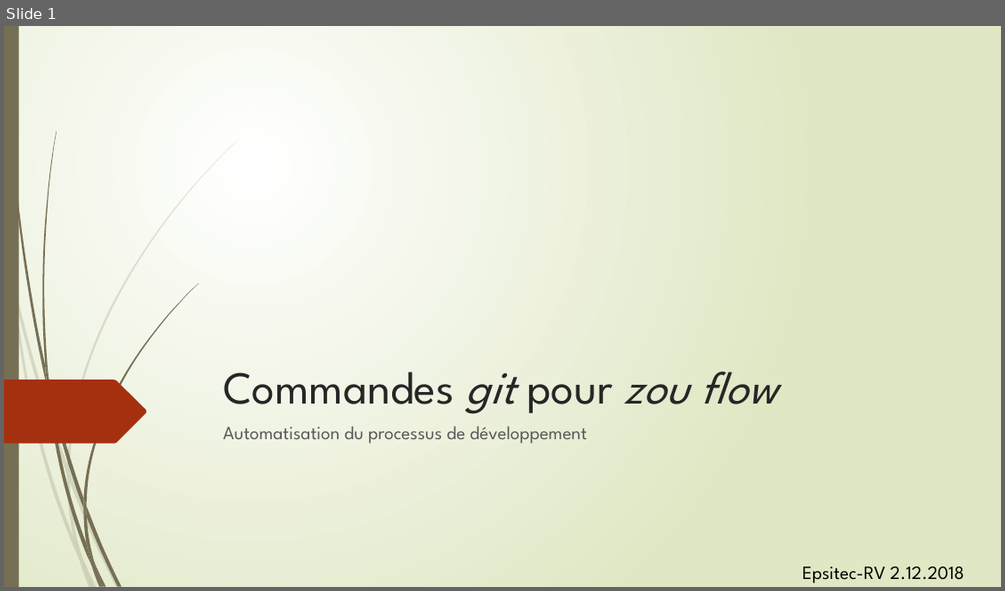
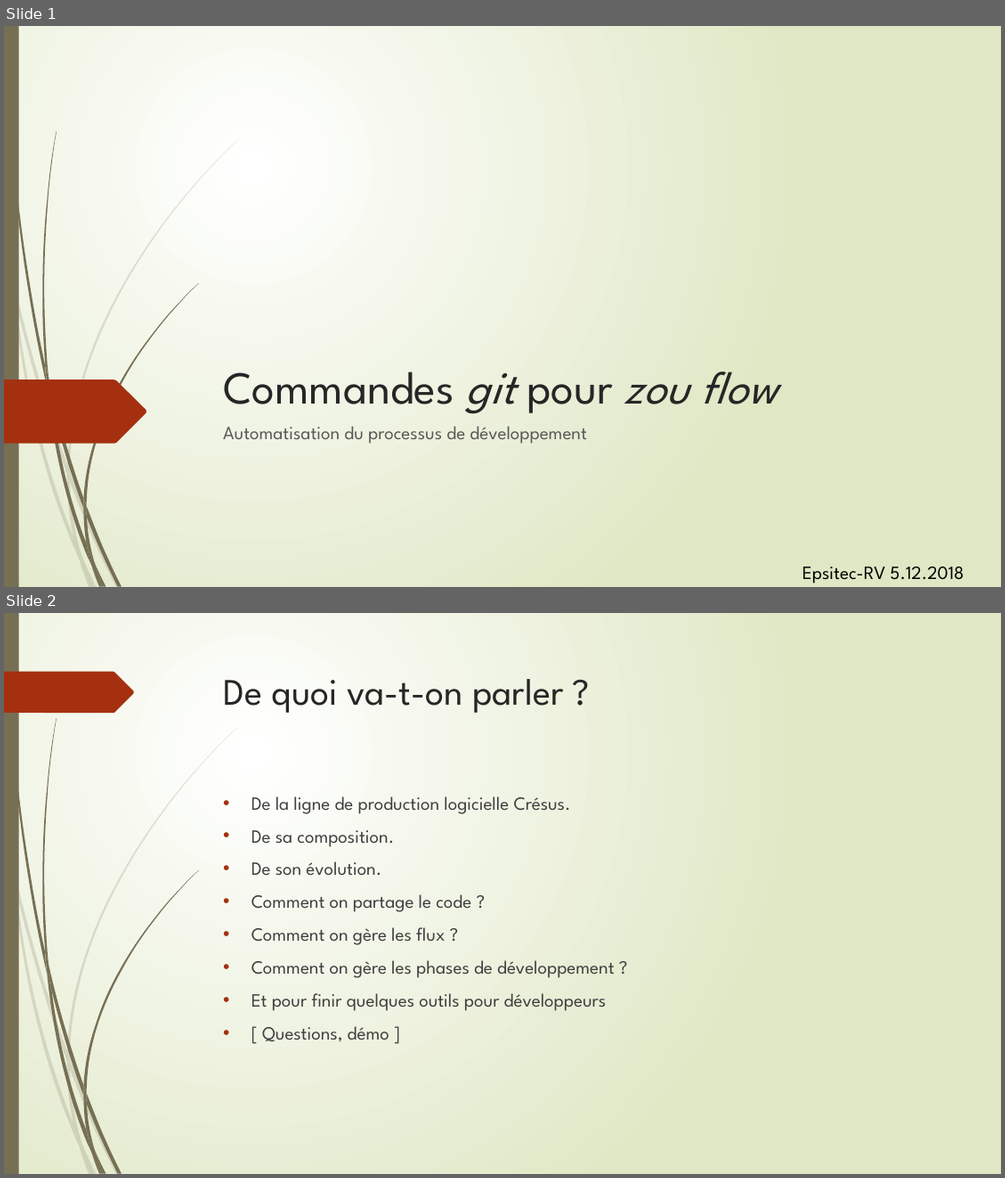
Before and after one commit to epsitec-sa/zou, a slide deck: .Documentation/Commandes git pour zou flow.pptx. Shown one above the other, each under a label of ours: slide 1 before the commit, slides 1 and 2 after it. The pictures are 1005x591 and 1005x1178 pixels, drawn with LibreOffice and Linux fonts; fonts in the diff are those of the drawing. Boxes give left, top, right and bottom in pixels: in the first picture for what was removed or moved away, otherwise in the second. Text is boxed around its words. In the diff, an @@ line names an element or a change of style, - is before the commit and + after.

Commit message:
doc: update 'commandes git pour zou-flow' ppp.

```diff
--- a/.Documentation/Commandes git pour zou flow.pptx
+++ b/.Documentation/Commandes git pour zou flow.pptx
@@ slide 2 added at bbox=[4, 613, 1001, 1174], background gradient #FFFFFF to #DFE8C4; not listed: 23 template elements that a slide beside it also shows @@
@@ freeform shape added at bbox=[4, 672, 134, 713], fill #A53010 @@
@@ title added at bbox=[224, 679, 563, 713], 36 pt, text #262626 @@
+De quoi va-t-on parler ?
@@ text added at bbox=[251, 796, 615, 1042], 18 pt, text #404040 @@
+• De la ligne de production logicielle Crésus.
+• De sa composition.
+• De son évolution.
+• Comment on partage le code ?
+• Comment on gère les flux ?
+• Comment on gère les phases de développement ?
+• Et pour finir quelques outils pour développeurs
+• [ Questions, démo ]
@@ slide 1 changed as well @@
@@ text at bbox=[802, 566, 963, 583]: text changed @@
-Epsitec-RV 2.12.2018
+Epsitec-RV 5.12.2018
```
Also in this commit, not shown: 2 other slides changed, 21 other slides added.
